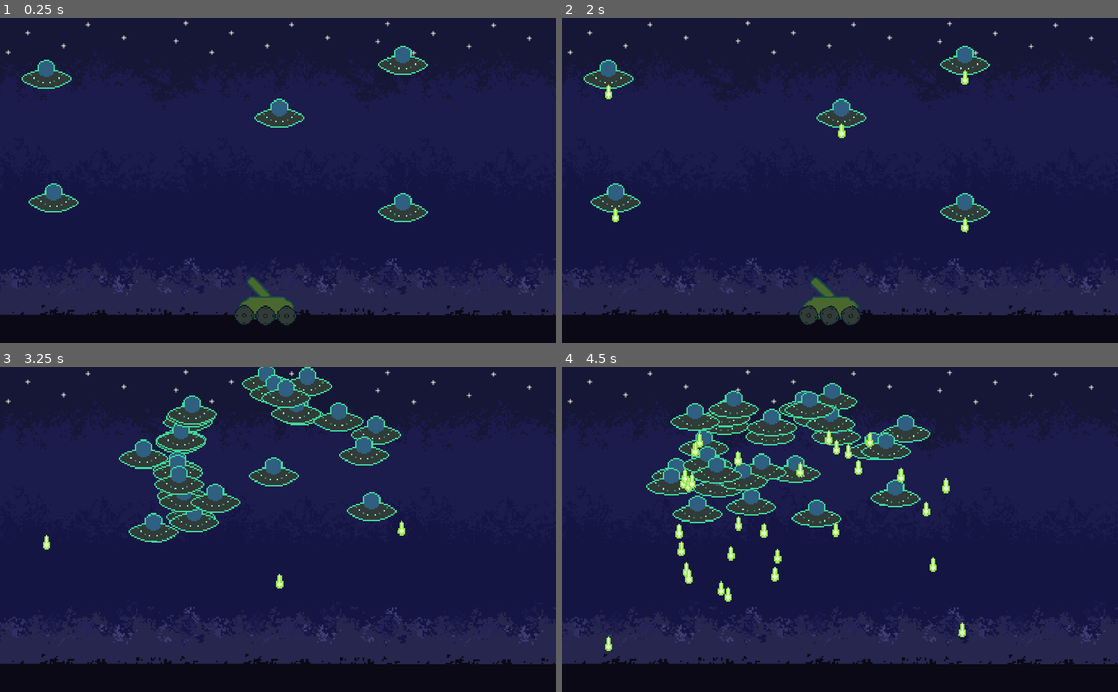
Above: before the commit, frames 1-4 (two rows, left to right).
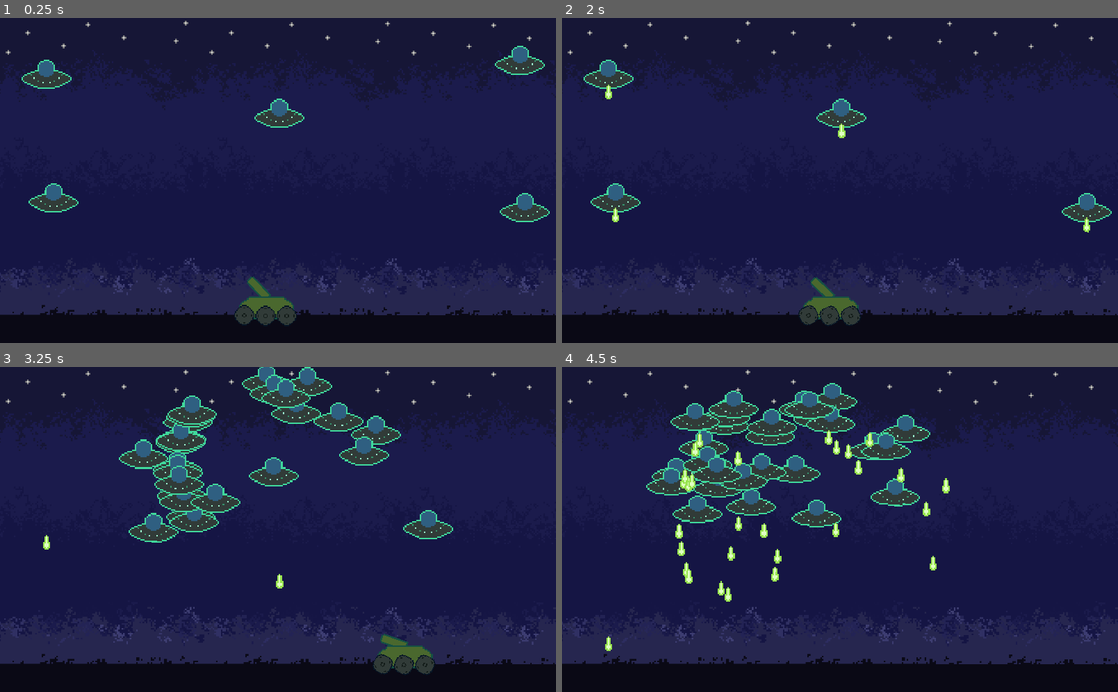
Above: after the commit, the same moments.

Repository: zMenta/Godot-Projects
Game: Godot game, scene res://Scenes/Main.tscn
The game is run twice, just before and just after one commit, with the same random seed, the same clock (stepped at 60 frames per second) and the same inputs.
Inputs (mouse positions are in pixels of both pictures, inside the frame that each line leads up to):
- Up to frame 1 (0.25 s): no input
- Up to frame 2 (2 s): move the mouse to (962, 164) at 0.52 s; press the mouse at (962, 164) at 0.53 s; hold Right (ui_right) 0.53-1.28 s; move the mouse to (728, 196) at 1.27 s; release the mouse at (728, 196) at 1.28 s; hold Left (ui_left) from 1.28 s (still down); click (728, 196) at 1.35 s
- Up to frame 3 (3.25 s): move the mouse to (333, 458) at 2.02 s; release Left (ui_left) at 2.03 s; press the mouse at (333, 458) at 2.03 s; hold Right (ui_right) from 2.03 s (still down); move the mouse to (250, 594) at 2.77 s; release the mouse at (250, 594) at 2.78 s; click (250, 594) at 2.85 s
- Up to frame 4 (4.5 s): move the mouse to (1006, 578) at 3.52 s; release Right (ui_right) at 3.53 s; press the mouse at (1006, 578) at 3.53 s; hold Left (ui_left) from 3.53 s (still down); move the mouse to (673, 480) at 4.27 s; release the mouse at (673, 480) at 4.28 s; click (673, 480) at 4.35 s

The runs differ from the first frame. In frame 1, 1.9% of the frame differs, in the area x 68-99%, y 8-63%; in frame 2, 1.5%; in frame 3, 1.7%; in frame 4, 0.5%.

Commit message:
removed ufo clamp movement

Diff:
--- a/Invaders from Space/Scenes/Main.tscn
+++ b/Invaders from Space/Scenes/Main.tscn
@@ -48,122 +48,92 @@
 [node name="Ufo" parent="." instance=ExtResource( 3 )]
 position = Vector2( 958, 80 )
 rotation = 0.013341
-scale = Vector2( 0.3, 0.3 )
 
 [node name="Ufo2" parent="." instance=ExtResource( 3 )]
 position = Vector2( 967, 352 )
 rotation = 0.013341
-scale = Vector2( 0.3, 0.3 )
 
 [node name="Ufo3" parent="." instance=ExtResource( 3 )]
 position = Vector2( 99, 334 )
 rotation = 0.013341
-scale = Vector2( 0.3, 0.3 )
 
 [node name="Ufo4" parent="." instance=ExtResource( 3 )]
 position = Vector2( 86, 106 )
-scale = Vector2( 0.3, 0.3 )
 
 [node name="Ufo5" parent="." instance=ExtResource( 3 )]
 position = Vector2( 515, 178 )
-scale = Vector2( 0.3, 0.3 )
 
 [node name="Ufo6" parent="." instance=ExtResource( 3 )]
 position = Vector2( 515, 178 )
-scale = Vector2( 0.3, 0.3 )
 
 [node name="Ufo7" parent="." instance=ExtResource( 3 )]
 position = Vector2( 515, 178 )
-scale = Vector2( 0.3, 0.3 )
 
 [node name="Ufo8" parent="." instance=ExtResource( 3 )]
 position = Vector2( 515, 178 )
-scale = Vector2( 0.3, 0.3 )
 
 [node name="Ufo9" parent="." instance=ExtResource( 3 )]
 position = Vector2( 515, 178 )
-scale = Vector2( 0.3, 0.3 )
 
 [node name="Ufo10" parent="." instance=ExtResource( 3 )]
 position = Vector2( 515, 178 )
-scale = Vector2( 0.3, 0.3 )
 
 [node name="Ufo11" parent="." instance=ExtResource( 3 )]
 position = Vector2( 515, 178 )
-scale = Vector2( 0.3, 0.3 )
 
 [node name="Ufo12" parent="." instance=ExtResource( 3 )]
 position = Vector2( 515, 178 )
-scale = Vector2( 0.3, 0.3 )
 
 [node name="Ufo13" parent="." instance=ExtResource( 3 )]
 position = Vector2( 515, 178 )
-scale = Vector2( 0.3, 0.3 )
 
 [node name="Ufo14" parent="." instance=ExtResource( 3 )]
 position = Vector2( 515, 178 )
-scale = Vector2( 0.3, 0.3 )
 
 [node name="Ufo15" parent="." instance=ExtResource( 3 )]
 position = Vector2( 515, 178 )
-scale = Vector2( 0.3, 0.3 )
 
 [node name="Ufo16" parent="." instance=ExtResource( 3 )]
 position = Vector2( 515, 178 )
-scale = Vector2( 0.3, 0.3 )
 
 [node name="Ufo17" parent="." instance=ExtResource( 3 )]
 position = Vector2( 515, 178 )
-scale = Vector2( 0.3, 0.3 )
 
 [node name="Ufo18" parent="." instance=ExtResource( 3 )]
 position = Vector2( 515, 178 )
-scale = Vector2( 0.3, 0.3 )
 
 [node name="Ufo19" parent="." instance=ExtResource( 3 )]
 position = Vector2( 515, 178 )
-scale = Vector2( 0.3, 0.3 )
 
 [node name="Ufo20" parent="." instance=ExtResource( 3 )]
 position = Vector2( 515, 178 )
-scale = Vector2( 0.3, 0.3 )
 
 [node name="Ufo21" parent="." instance=ExtResource( 3 )]
 position = Vector2( 515, 178 )
-scale = Vector2( 0.3, 0.3 )
 
 [node name="Ufo22" parent="." instance=ExtResource( 3 )]
 position = Vector2( 515, 178 )
-scale = Vector2( 0.3, 0.3 )
 
 [node name="Ufo23" parent="." instance=ExtResource( 3 )]
 position = Vector2( 515, 178 )
-scale = Vector2( 0.3, 0.3 )
 
 [node name="Ufo24" parent="." instance=ExtResource( 3 )]
 position = Vector2( 515, 178 )
-scale = Vector2( 0.3, 0.3 )
 
 [node name="Ufo25" parent="." instance=ExtResource( 3 )]
 position = Vector2( 515, 178 )
-scale = Vector2( 0.3, 0.3 )
 
 [node name="Ufo26" parent="." instance=ExtResource( 3 )]
 position = Vector2( 515, 178 )
-scale = Vector2( 0.3, 0.3 )
 
 [node name="Ufo27" parent="." instance=ExtResource( 3 )]
 position = Vector2( 515, 178 )
-scale = Vector2( 0.3, 0.3 )
 
 [node name="Ufo28" parent="." instance=ExtResource( 3 )]
 position = Vector2( 515, 178 )
-scale = Vector2( 0.3, 0.3 )
 
 [node name="Ufo29" parent="." instance=ExtResource( 3 )]
 position = Vector2( 515, 178 )
-scale = Vector2( 0.3, 0.3 )
 
 [node name="Ufo30" parent="." instance=ExtResource( 3 )]
 position = Vector2( 515, 178 )
-scale = Vector2( 0.3, 0.3 )
--- a/Invaders from Space/Scripts/Ufo.gd
+++ b/Invaders from Space/Scripts/Ufo.gd
@@ -9,8 +9,6 @@
 
 
 func _physics_process(delta):
-	position.x = clamp(position.x, 0+60, screen.x-60)
-	position.y = clamp(position.y, 0, screen.y)
 	if new_position != position:
 		var direction = position.direction_to(new_position)
 		var lenght = position.distance_to(new_position)
